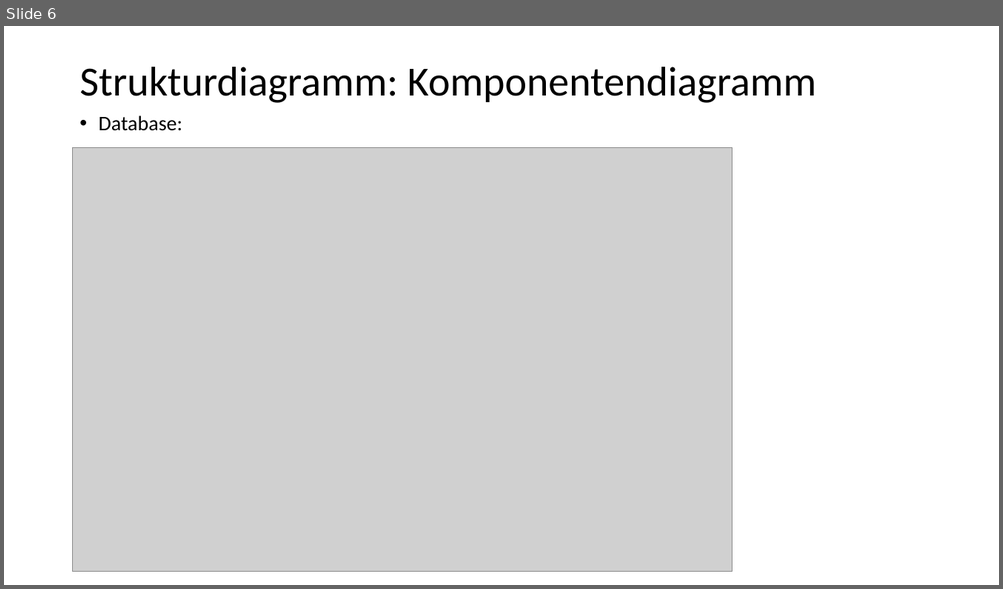
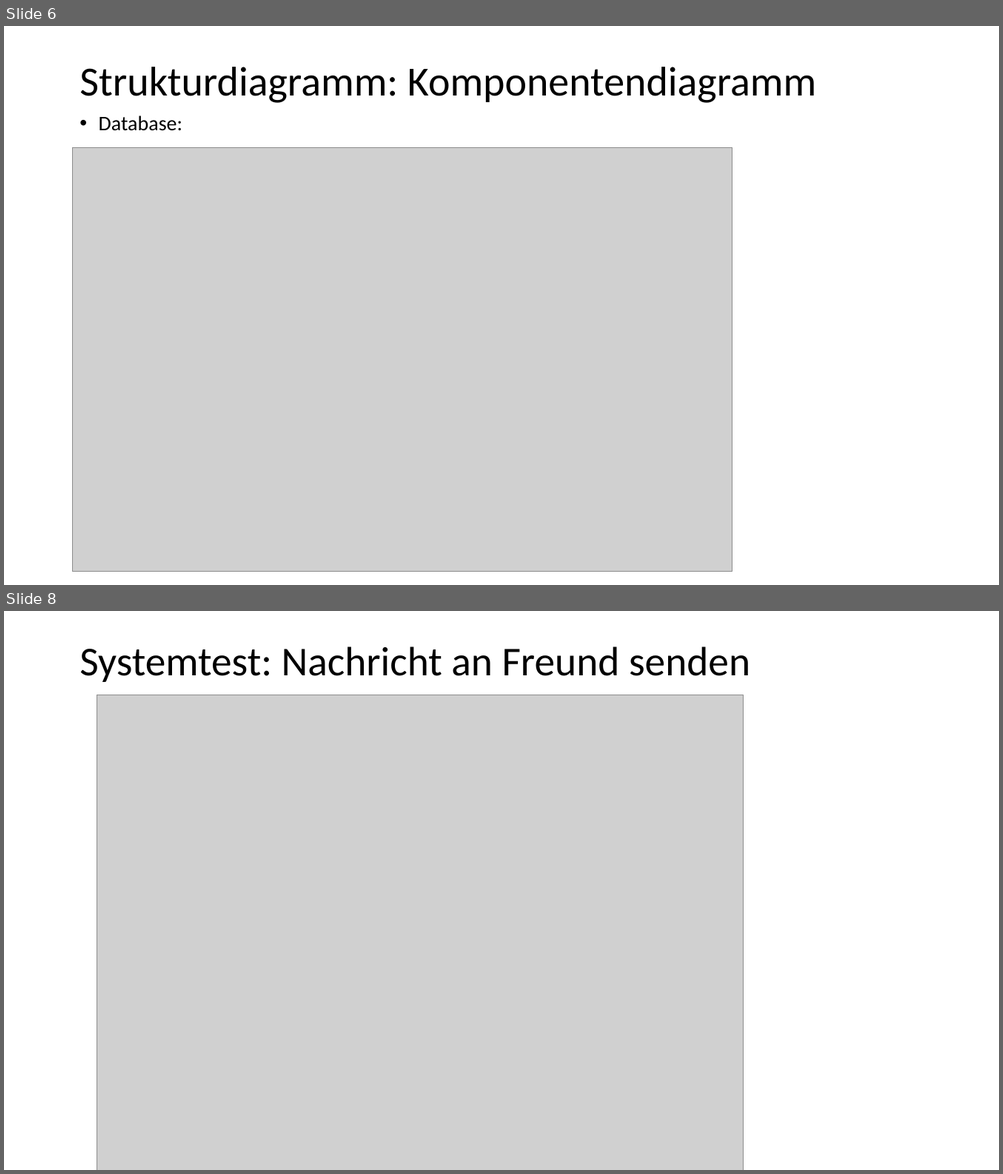
Before and after one commit to Kaan2474/ChesSEP, a slide deck: Projektmappe/Zyklus 2/Willkommen zur Präsentation der ChesSEP - Zyklus II.pptx. Shown one above the other, each under a label of ours: slide 6 before the commit, slides 6 and 8 after it; the slides between them are not shown. The pictures are 1003x589 and 1003x1174 pixels, drawn with LibreOffice and Linux fonts; fonts in the diff are those of the drawing; grey boxes stand for pictures. Boxes give left, top, right and bottom in pixels: in the first picture for what was removed or moved away, otherwise in the second. Text is boxed around its words. In the diff, an @@ line names an element or a change of style, - is before the commit and + after.

```diff
--- a/Projektmappe/Zyklus 2/Willkommen zur Präsentation der ChesSEP - Zyklus II.pptx
+++ b/Projektmappe/Zyklus 2/Willkommen zur Präsentation der ChesSEP - Zyklus II.pptx
@@ slide 8 added at <box>4,611,999,1170</box>, background #FFFFFF @@
@@ title added at <box>79,647,750,682</box>, 39.6 pt, text #000000 @@
+Systemtest: Nachricht an Freund senden
@@ picture added at <box>96,695,743,1170</box> @@
```
Also in this commit, not shown: 1 slide changed, 2 other slides added, 1 slide removed, 4 other files.
